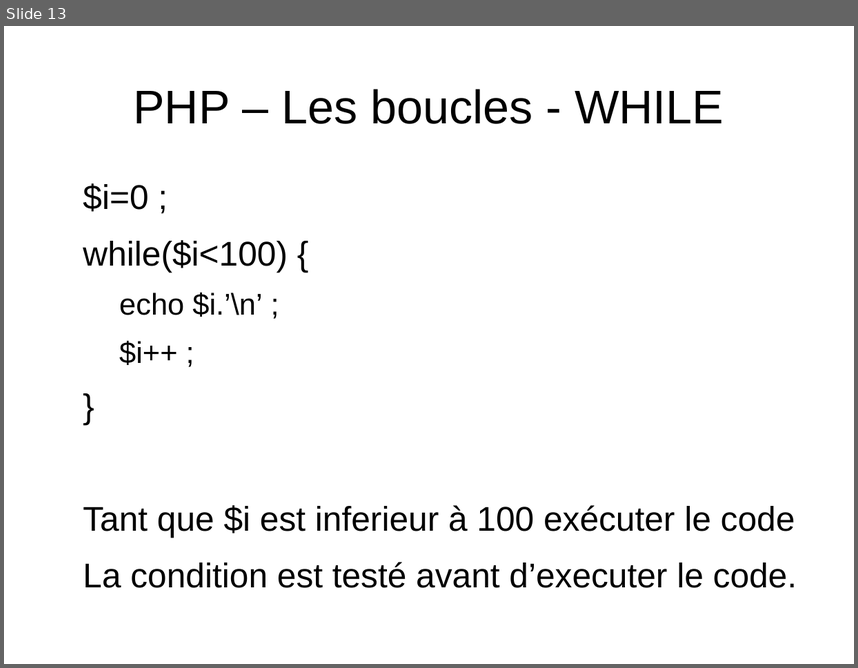
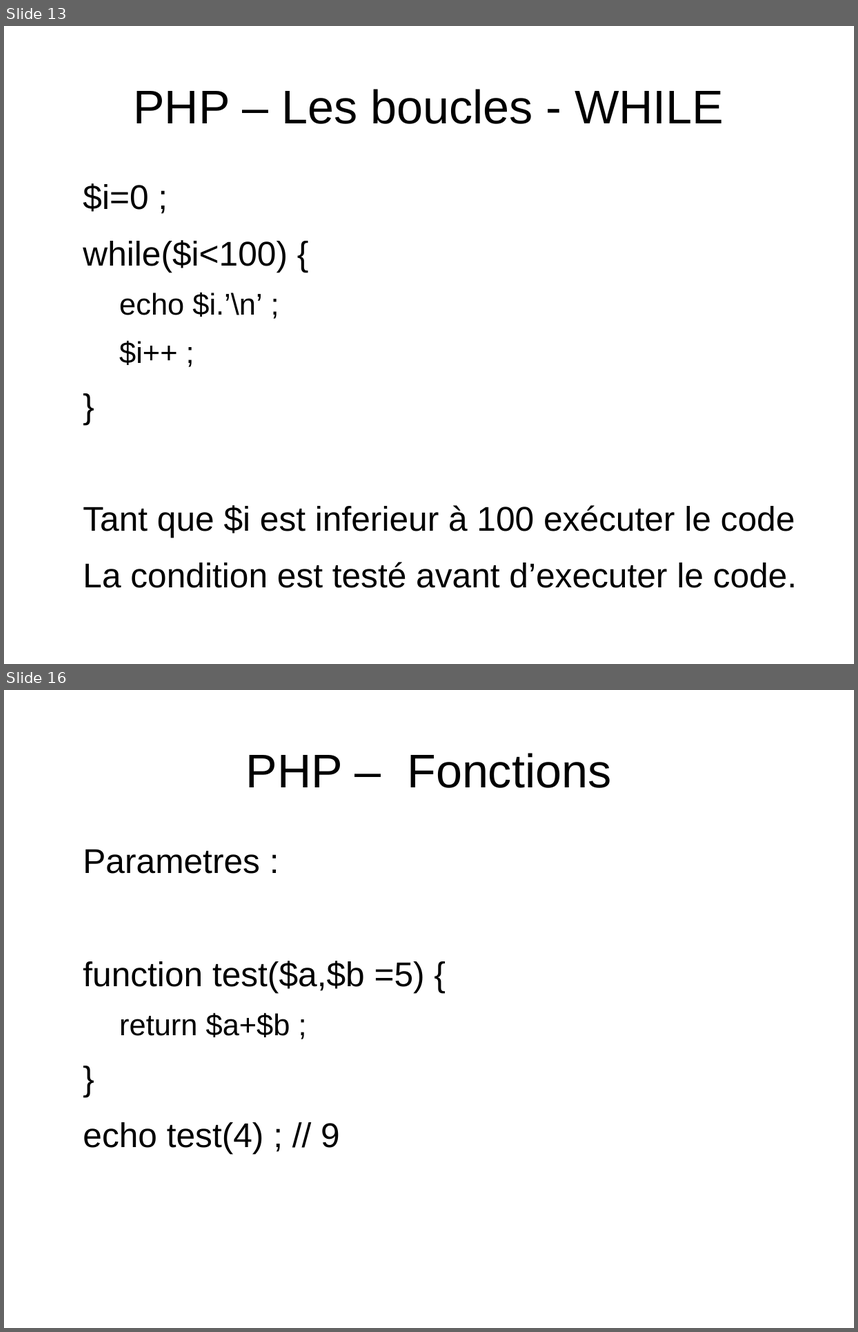
Before and after one commit to NicoM88/formation, a slide deck: PHP/formation.odp. Shown one above the other, each under a label of ours: slide 13 before the commit, slides 13 and 16 after it; the slides between them are not shown. The pictures are 858x668 and 858x1332 pixels, drawn with LibreOffice and Linux fonts; fonts in the diff are those of the drawing. Boxes give left, top, right and bottom in pixels: in the first picture for what was removed or moved away, otherwise in the second. Text is boxed around its words. In the diff, an @@ line names an element or a change of style, - is before the commit and + after.

Commit message:
exercices fonctions

```diff
--- a/PHP/formation.odp
+++ b/PHP/formation.odp
@@ slide 16 added at bbox=[4, 690, 854, 1328], background #FFFFFF @@
@@ title added at bbox=[246, 753, 611, 788], 44 pt, text #000000 @@
+PHP – Fonctions
@@ text added at bbox=[83, 849, 425, 1153], 32 pt, text #000000 @@
+Parametres :
+function test($a,$b =5) {
+  return $a+$b ;
+}
+echo test(4) ; // 9
```
Also in this commit, not shown: 1 slide changed, 2 other slides added, 5 other files.
